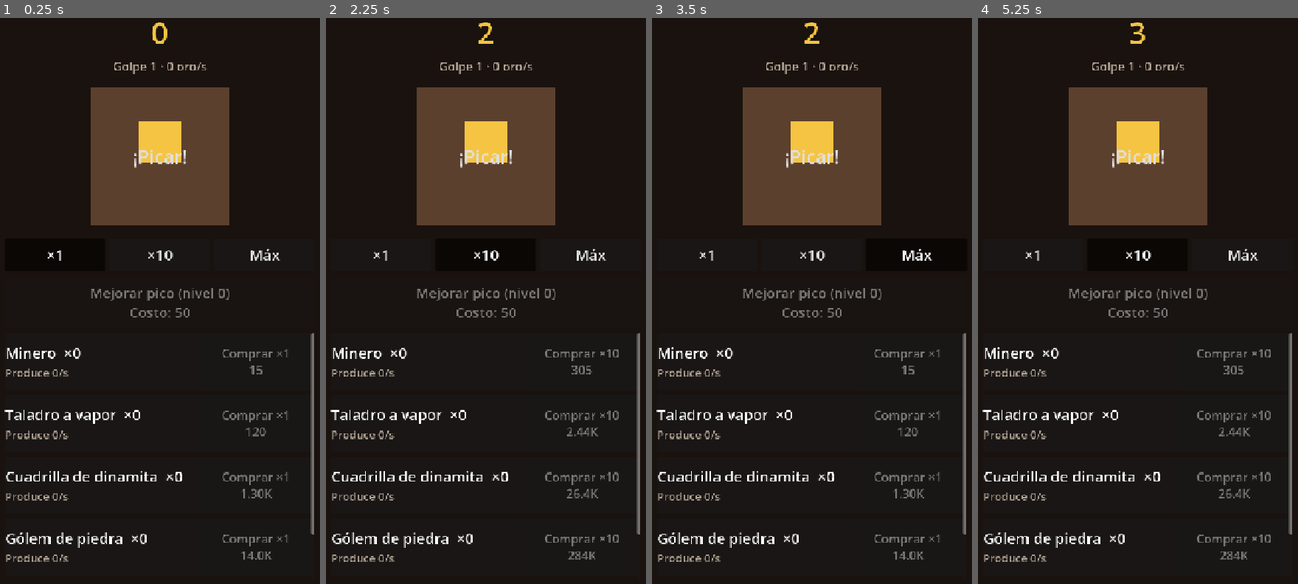
Above: before the commit, frames 1-4 (left to right).
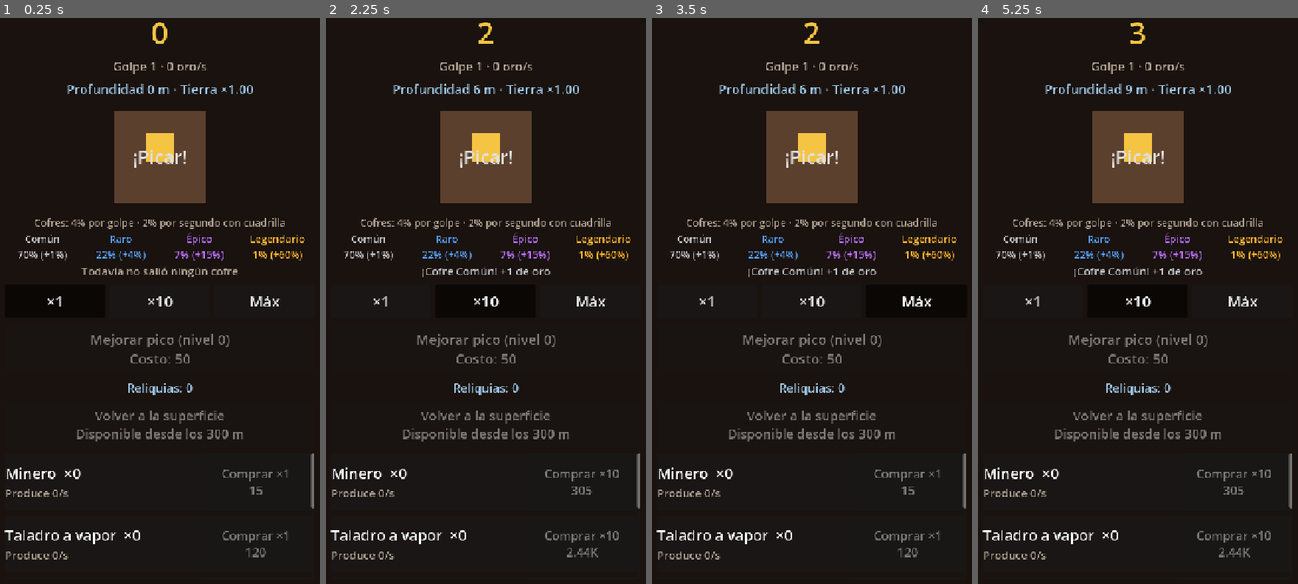
Above: after the commit, the same moments.

Repository: AgusCarretto/pozo-profundo
Game: Godot game, scene res://game/main.tscn
Same seed, same stepped clock (60 frames per second), same inputs: the game is played once before the commit and once after it.
Inputs:
- Up to frame 1 (0.25 s): no input
- Up to frame 2 (2.25 s): click "¡Picar!" at 0.5 s; click "×1" at 1.25 s; click "×10" at 2 s
- Up to frame 3 (3.5 s): click "Máx" at 2.75 s
- Up to frame 4 (5.25 s): click "¡Picar!" at 3.5 s; click "×1" at 4.25 s; click "×10" at 5 s

The runs differ from the first frame. In frame 1, 13% of the frame differs, in the area x 1-99%, y 11-97%; in frame 2, 13%; in frame 3, 13%; in frame 4, 13%.

Commit message:
Muestra profundidad, botin, reliquias y aviso offline en la pantalla principal
Profundidad y bioma con su multiplicador, probabilidades de cada rareza
siempre visibles, ultimo cofre en el color de su rareza, boton de volver a
la superficie con confirmacion (cartel modal reutilizable) y aviso de
bienvenida con lo que junto la cuadrilla mientras no estabas.

Co-Authored-By: Claude Sonnet 5.5 <noreply@anthropic.com>

Diff:
--- a/game/main.gd
+++ b/game/main.gd
@@ -1,21 +1,40 @@
 extends Control
-## Escena principal de F1: roca, oro, modo de compra, mejora del pico y lista de generadores.
+## Escena principal de F1: roca, oro, profundidad, botín, modo de compra, mejora del pico,
+## reliquias (prestigio) y lista de generadores.
 ##
 ## Visuales provisorios (rectángulos y texto); el arte y el "jugo" llegan en F2.
 ## Toda la lógica está en el autoload Economy: acá solo se conecta la UI.
 
 const GeneratorRow := preload("res://game/generator_row.gd")
+const Modal := preload("res://game/modal.gd")
 const NumberFormat := preload("res://core/number_format.gd")
+
+## Color de cada rareza de cofre, por id del balance. Es presentación, no balance.
+const RARITY_COLORS: Dictionary = {
+	"common": Color(0.78, 0.78, 0.8),
+	"rare": Color(0.35, 0.65, 1.0),
+	"epic": Color(0.75, 0.45, 1.0),
+	"legendary": Color(1.0, 0.72, 0.2),
+}
+const DEFAULT_RARITY_COLOR: Color = Color(0.9, 0.9, 0.9)
 
 var _mode: int = Economy.BuyMode.X1
 var _rows: Array[GeneratorRow] = []
 ## Se marca cuando Economy cambia; la pantalla se refresca una vez por frame, no por señal.
 var _dirty: bool = true
+var _modal: Modal
 
 @onready var _gold_label: Label = %GoldLabel
 @onready var _rate_label: Label = %RateLabel
+@onready var _depth_label: Label = %DepthLabel
 @onready var _tap_button: Button = %TapButton
+@onready var _loot_box: VBoxContainer = %LootBox
+@onready var _loot_info_label: Label = %LootInfoLabel
+@onready var _odds_row: HBoxContainer = %OddsRow
+@onready var _last_loot_label: Label = %LastLootLabel
 @onready var _pick_button: Button = %PickButton
+@onready var _relics_label: Label = %RelicsLabel
+@onready var _prestige_button: Button = %PrestigeButton
 @onready var _generator_list: VBoxContainer = %GeneratorList
 
 
@@ -43,11 +62,25 @@
 	_pick_button.action_mode = BaseButton.ACTION_MODE_BUTTON_PRESS
 	_tap_button.button_down.connect(_on_tap)
 	_pick_button.pressed.connect(_on_pick_pressed)
+	_prestige_button.pressed.connect(_on_prestige_pressed)
+
+	_build_loot_panel()
+
+	# El cartel va último entre los hijos: se dibuja encima de todo.
+	_modal = Modal.new()
+	add_child(_modal)
 
 	Economy.gold_changed.connect(_mark_dirty.unbind(1))
 	Economy.generator_bought.connect(_mark_dirty.unbind(2))
 	Economy.pick_upgraded.connect(_mark_dirty.unbind(1))
+	Economy.prestiged.connect(_mark_dirty.unbind(1))
+	Economy.loot_dropped.connect(_on_loot_dropped)
+	Economy.offline_progress.connect(_show_offline_notice)
 	_refresh()
+
+	# Si el juego arrancó con progreso offline, Economy ya lo acreditó antes de que existiera esta escena.
+	if not Economy.pending_offline_report.is_empty():
+		_show_offline_notice(Economy.pending_offline_report)
 
 
 func _process(_delta: float) -> void:
@@ -80,8 +113,106 @@
 		NumberFormat.format_number(Economy.hit_value()),
 		NumberFormat.format_number(Economy.gold_per_second()),
 	]
+	_refresh_depth()
 	var cost: float = Economy.pick_cost()
 	_pick_button.text = "Mejorar pico (nivel %d)\nCosto: %s" % [Economy.pick_level, NumberFormat.format_cost(cost)]
 	_pick_button.disabled = cost > Economy.gold
+	_refresh_prestige()
 	for row: GeneratorRow in _rows:
 		row.refresh(_mode)
+
+
+func _refresh_depth() -> void:
+	var text: String = "Profundidad %d m" % int(floorf(Economy.depth()))
+	if Economy.biome_count() > 0:
+		text += " · %s ×%.2f" % [Economy.biome_name(Economy.biome_index()), Economy.biome_multiplier()]
+	_depth_label.text = text
+
+
+# --- Botín -------------------------------------------------------------------
+
+## Muestra las probabilidades reales del botín (las mismas que usa Economy para sortear).
+func _build_loot_panel() -> void:
+	var table: Array[Dictionary] = Economy.loot_table()
+	_loot_box.visible = not table.is_empty()
+	if table.is_empty():
+		return
+	_loot_info_label.text = "Cofres: %s por golpe · %s por segundo con cuadrilla" % [
+		NumberFormat.format_percent(Economy.loot_chance_per_hit()),
+		NumberFormat.format_percent(Economy.loot_chance_per_second()),
+	]
+	_last_loot_label.text = "Todavía no salió ningún cofre"
+	for rarity: Dictionary in table:
+		var label: Label = Label.new()
+		label.text = "%s\n%s (+%s)" % [rarity["name"], NumberFormat.format_percent(rarity["chance"]), NumberFormat.format_percent(rarity["bonus"])]
+		label.horizontal_alignment = HORIZONTAL_ALIGNMENT_CENTER
+		label.size_flags_horizontal = Control.SIZE_EXPAND_FILL
+		label.add_theme_font_size_override("font_size", 22)
+		label.add_theme_color_override("font_color", _rarity_color(rarity["id"]))
+		_odds_row.add_child(label)
+
+
+func _on_loot_dropped(rarity: int, amount: float) -> void:
+	var table: Array[Dictionary] = Economy.loot_table()
+	if rarity < 0 or rarity >= table.size():
+		return
+	var entry: Dictionary = table[rarity]
+	_last_loot_label.text = "¡Cofre %s! +%s de oro" % [entry["name"], NumberFormat.format_number(amount)]
+	_last_loot_label.add_theme_color_override("font_color", _rarity_color(entry["id"]))
+
+
+func _rarity_color(id: String) -> Color:
+	return RARITY_COLORS.get(id, DEFAULT_RARITY_COLOR)
+
+
+# --- Reliquias y prestigio ---------------------------------------------------
+
+func _refresh_prestige() -> void:
+	var relics_text: String = "Reliquias: %d" % Economy.relics
+	if Economy.relics > 0:
+		relics_text += " · +%s de oro" % NumberFormat.format_percent(Economy.relics * Economy.relic_bonus())
+	_relics_label.text = relics_text
+	if Economy.can_prestige():
+		var gain: int = Economy.prestige_relics()
+		_prestige_button.text = "Volver a la superficie\n+%s (+%s de oro)" % [_relics_phrase(gain), NumberFormat.format_percent(gain * Economy.relic_bonus())]
+		_prestige_button.disabled = false
+	else:
+		_prestige_button.text = "Volver a la superficie\nDisponible desde los %s m" % NumberFormat.format_number(Economy.prestige_min_depth())
+		_prestige_button.disabled = true
+
+
+func _relics_phrase(count: int) -> String:
+	return "1 reliquia" if count == 1 else "%d reliquias" % count
+
+
+## Pide confirmación antes de volver a la superficie: se pierde casi toda la partida.
+func _on_prestige_pressed() -> void:
+	if not Economy.can_prestige():
+		return
+	var gain: int = Economy.prestige_relics()
+	var body: String = "Estás a %d m (%s).\n\nGanás %s: +%s de oro permanente (en total ×%.2f).\n\nVolvés a la superficie sin oro, sin cuadrilla y con el pico en nivel 0. Las reliquias te quedan para siempre." % [
+		int(floorf(Economy.depth())),
+		Economy.biome_name(Economy.biome_index()),
+		_relics_phrase(gain),
+		NumberFormat.format_percent(gain * Economy.relic_bonus()),
+		Economy.relic_multiplier_for(Economy.relics + gain),
+	]
+	_modal.open("¿Volver a la superficie?", body, "Sí, volver", "Seguir cavando", _confirm_prestige)
+
+
+func _confirm_prestige() -> void:
+	Economy.prestige()
+
+
+# --- Progreso offline --------------------------------------------------------
+
+func _show_offline_notice(report: Dictionary) -> void:
+	var gold_text: String = NumberFormat.format_number(report["gold"])
+	var body: String
+	if report["capped"]:
+		body = "Estuviste fuera mucho tiempo. Tu cuadrilla trabajó el máximo de %s y juntó %s de oro." % [
+			NumberFormat.format_duration(Economy.offline_max_seconds()), gold_text]
+	else:
+		body = "Estuviste fuera %s. Tu cuadrilla siguió minando y juntó %s de oro." % [
+			NumberFormat.format_duration(report["seconds"]), gold_text]
+	_modal.open("¡Bienvenido de vuelta!", body, "¡A seguir!", "", Economy.dismiss_offline_report)
--- a/game/main.tscn
+++ b/game/main.tscn
@@ -53,8 +53,16 @@
 text = "Golpe 1 · 0 oro/s"
 horizontal_alignment = 1
 
+[node name="DepthLabel" type="Label" parent="Margin/VBox"]
+unique_name_in_owner = true
+layout_mode = 2
+theme_override_colors/font_color = Color(0.62, 0.78, 0.9, 1)
+theme_override_font_sizes/font_size = 28
+text = "Profundidad 0 m"
+horizontal_alignment = 1
+
 [node name="RockArea" type="Control" parent="Margin/VBox"]
-custom_minimum_size = Vector2(0, 330)
+custom_minimum_size = Vector2(0, 230)
 layout_mode = 2
 
 [node name="Rock" type="ColorRect" parent="Margin/VBox/RockArea"]
@@ -64,10 +72,10 @@
 anchor_top = 0.5
 anchor_right = 0.5
 anchor_bottom = 0.5
-offset_left = -150.0
-offset_top = -150.0
-offset_right = 150.0
-offset_bottom = 150.0
+offset_left = -100.0
+offset_top = -100.0
+offset_right = 100.0
+offset_bottom = 100.0
 grow_horizontal = 2
 grow_vertical = 2
 mouse_filter = 2
@@ -80,10 +88,10 @@
 anchor_top = 0.5
 anchor_right = 0.5
 anchor_bottom = 0.5
-offset_left = -45.0
-offset_top = -75.0
-offset_right = 45.0
-offset_bottom = 15.0
+offset_left = -30.0
+offset_top = -50.0
+offset_right = 30.0
+offset_bottom = 10.0
 grow_horizontal = 2
 grow_vertical = 2
 mouse_filter = 2
@@ -102,6 +110,32 @@
 text = "¡Picar!"
 flat = true
 
+[node name="LootBox" type="VBoxContainer" parent="Margin/VBox"]
+unique_name_in_owner = true
+layout_mode = 2
+theme_override_constants/separation = 4
+
+[node name="LootInfoLabel" type="Label" parent="Margin/VBox/LootBox"]
+unique_name_in_owner = true
+layout_mode = 2
+theme_override_colors/font_color = Color(0.7, 0.64, 0.58, 1)
+theme_override_font_sizes/font_size = 22
+text = "Cofres"
+horizontal_alignment = 1
+
+[node name="OddsRow" type="HBoxContainer" parent="Margin/VBox/LootBox"]
+unique_name_in_owner = true
+layout_mode = 2
+theme_override_constants/separation = 8
+
+[node name="LastLootLabel" type="Label" parent="Margin/VBox/LootBox"]
+unique_name_in_owner = true
+layout_mode = 2
+theme_override_colors/font_color = Color(0.7, 0.64, 0.58, 1)
+theme_override_font_sizes/font_size = 24
+text = " "
+horizontal_alignment = 1
+
 [node name="ModeBar" type="HBoxContainer" parent="Margin/VBox"]
 layout_mode = 2
 theme_override_constants/separation = 10
@@ -144,6 +178,22 @@
 theme_override_font_sizes/font_size = 30
 text = "Mejorar pico"
 
+[node name="RelicsLabel" type="Label" parent="Margin/VBox"]
+unique_name_in_owner = true
+layout_mode = 2
+theme_override_colors/font_color = Color(0.62, 0.78, 0.9, 1)
+theme_override_font_sizes/font_size = 26
+text = "Reliquias: 0"
+horizontal_alignment = 1
+
+[node name="PrestigeButton" type="Button" parent="Margin/VBox"]
+unique_name_in_owner = true
+custom_minimum_size = Vector2(0, 100)
+layout_mode = 2
+focus_mode = 0
+theme_override_font_sizes/font_size = 28
+text = "Volver a la superficie"
+
 [node name="Scroll" type="ScrollContainer" parent="Margin/VBox"]
 layout_mode = 2
 size_flags_vertical = 3
--- /dev/null
+++ b/game/modal.gd
@@ -0,0 +1,100 @@
+extends Control
+## Cartel modal: oscurece la pantalla y pide confirmar (dos botones) o solo avisa (uno).
+##
+## Visual provisorio de F1 (panel + texto + botones); el arte llega en F2.
+## Se arma por código y empieza cerrado. No sabe qué se confirma: quien lo abre le pasa
+## el texto y la acción. Mientras está abierto traga los toques, así nada de abajo responde.
+
+var title_label: Label
+var body_label: Label
+var confirm_button: Button
+var cancel_button: Button
+
+var _on_confirm: Callable = Callable()
+
+
+func _init() -> void:
+	name = "Modal"
+	visible = false
+	mouse_filter = Control.MOUSE_FILTER_STOP
+	set_anchors_and_offsets_preset(Control.PRESET_FULL_RECT)
+
+	var dim: ColorRect = ColorRect.new()
+	dim.color = Color(0.0, 0.0, 0.0, 0.72)
+	dim.mouse_filter = Control.MOUSE_FILTER_IGNORE
+	dim.set_anchors_and_offsets_preset(Control.PRESET_FULL_RECT)
+	add_child(dim)
+
+	var center: CenterContainer = CenterContainer.new()
+	center.set_anchors_and_offsets_preset(Control.PRESET_FULL_RECT)
+	add_child(center)
+
+	var panel: PanelContainer = PanelContainer.new()
+	panel.custom_minimum_size = Vector2(600, 0)
+	center.add_child(panel)
+
+	var margin: MarginContainer = MarginContainer.new()
+	for side: String in ["left", "top", "right", "bottom"]:
+		margin.add_theme_constant_override("margin_" + side, 24)
+	panel.add_child(margin)
+
+	var box: VBoxContainer = VBoxContainer.new()
+	box.add_theme_constant_override("separation", 20)
+	margin.add_child(box)
+
+	title_label = Label.new()
+	title_label.add_theme_font_size_override("font_size", 38)
+	title_label.add_theme_color_override("font_color", Color(0.96, 0.77, 0.26))
+	title_label.horizontal_alignment = HORIZONTAL_ALIGNMENT_CENTER
+	title_label.autowrap_mode = TextServer.AUTOWRAP_WORD_SMART
+	title_label.custom_minimum_size = Vector2(552, 0)
+	box.add_child(title_label)
+
+	body_label = Label.new()
+	body_label.add_theme_font_size_override("font_size", 28)
+	body_label.autowrap_mode = TextServer.AUTOWRAP_WORD_SMART
+	body_label.custom_minimum_size = Vector2(552, 0)
+	box.add_child(body_label)
+
+	var buttons: HBoxContainer = HBoxContainer.new()
+	buttons.add_theme_constant_override("separation", 12)
+	box.add_child(buttons)
+
+	cancel_button = _make_button()
+	cancel_button.pressed.connect(close)
+	buttons.add_child(cancel_button)
+
+	confirm_button = _make_button()
+	confirm_button.pressed.connect(_on_confirm_pressed)
+	buttons.add_child(confirm_button)
+
+
+## Abre el cartel. Con `cancel_text` vacío es solo un aviso (un único botón).
+## `on_confirm` se llama al apretar el botón de confirmar, ya con el cartel cerrado.
+func open(title: String, body: String, confirm_text: String, cancel_text: String = "", on_confirm: Callable = Callable()) -> void:
+	title_label.text = title
+	body_label.text = body
+	confirm_button.text = confirm_text
+	cancel_button.text = cancel_text
+	cancel_button.visible = cancel_text != ""
+	_on_confirm = on_confirm
+	visible = true
+
+
+func close() -> void:
+	visible = false
+
+
+func _on_confirm_pressed() -> void:
+	close()
+	if _on_confirm.is_valid():
+		_on_confirm.call()
+
+
+func _make_button() -> Button:
+	var button: Button = Button.new()
+	button.custom_minimum_size = Vector2(0, 88)
+	button.size_flags_horizontal = Control.SIZE_EXPAND_FILL
+	button.focus_mode = Control.FOCUS_NONE
+	button.add_theme_font_size_override("font_size", 28)
+	return button
--- a/tests/main_scene_test.gd
+++ b/tests/main_scene_test.gd
@@ -37,6 +37,17 @@
 	await _test_buy_modes()
 	await _test_pick_upgrade()
 	await _test_large_numbers_use_suffixes()
+	await _test_depth_label()
+	await _test_prestige_flow()
+	await _test_offline_notice()
+	await _test_loot_hidden_without_loot()
+	# Las pruebas de botín necesitan una escena nueva: arma sus carteles al cargar.
+	await _mount_scene(packed, _real_balance())
+	await _test_loot_odds_are_visible()
+	var always_chest: Dictionary = _real_balance()
+	always_chest["loot"]["chance_per_hit"] = 1.0
+	await _mount_scene(packed, always_chest)
+	await _test_chest_message()
 	_scene.queue_free()
 	await process_frame
 	_economy.reset()
@@ -45,9 +56,34 @@
 
 ## El balance real de data/ sin la sección "loot".
 func _balance_without_loot() -> Dictionary:
-	var balance: Dictionary = JSON.parse_string(FileAccess.get_file_as_string("res://data/balance.json"))
+	var balance: Dictionary = _real_balance()
 	balance.erase("loot")
 	return balance
+
+
+func _real_balance() -> Dictionary:
+	return JSON.parse_string(FileAccess.get_file_as_string("res://data/balance.json"))
+
+
+## Reemplaza la escena por una nueva, cargando antes `balance` en Economy.
+func _mount_scene(packed: PackedScene, balance: Dictionary) -> void:
+	_scene.queue_free()
+	await process_frame
+	_check(_economy.load_balance(balance), "se carga el balance para la escena nueva (%s)" % _economy.last_error)
+	_scene = packed.instantiate() as Control
+	root.add_child(_scene)
+	await process_frame
+
+
+func _modal() -> Control:
+	return _scene.get_node("Modal") as Control
+
+
+## Fija el oro ganado de la partida (la profundidad) y espera a que la UI se refresque.
+func _set_run_gold(run_gold: float) -> void:
+	_economy.run_gold = run_gold
+	_economy.gold_changed.emit(_economy.gold)
+	await process_frame
 
 
 func _button(node_name: String) -> Button:
@@ -158,3 +194,163 @@
 	_check_eq(_label("GoldLabel").text, "1.23M", "1234567 se muestra 1.23M")
 	await _set_gold(2.5e12)
 	_check_eq(_label("GoldLabel").text, "2.50T", "2.5e12 se muestra 2.50T")
+
+
+func _test_depth_label() -> void:
+	_section("Profundidad y bioma en pantalla")
+	await _set_gold(0.0)
+	_check(_label("DepthLabel").text.contains("0 m"), "en la superficie: 0 m (%s)" % _label("DepthLabel").text)
+	_check(_label("DepthLabel").text.contains("Tierra"), "bioma Tierra")
+	await _set_run_gold(700.0)
+	var text: String = _label("DepthLabel").text
+	_check(text.contains("153 m"), "con 700 de oro ganado: 153 m (%s)" % text)
+	_check(text.contains("Roca"), "bioma Roca")
+	_check(text.contains("×1.50"), "con su multiplicador ×1.50")
+	await _set_run_gold(1.8e8)
+	_check(_label("DepthLabel").text.contains("Abismo"), "con 1.8e8 de oro ganado: Abismo (%s)" % _label("DepthLabel").text)
+	_economy.reset()
+
+
+func _test_prestige_flow() -> void:
+	_section("Volver a la superficie, con confirmación")
+	var button: Button = _button("PrestigeButton")
+	await _set_gold(0.0)
+	await _set_run_gold(600.0)
+	_check(button.disabled, "a ~148 m el botón está deshabilitado")
+	_check(button.text.contains("300 m"), "y dice desde cuándo se puede (%s)" % button.text.replace("\n", " | "))
+	_check_eq(_label("RelicsLabel").text, "Reliquias: 0", "sin reliquias: 'Reliquias: 0' (%s)" % _label("RelicsLabel").text)
+	_check(not _modal().visible, "el cartel de confirmación está cerrado")
+
+	_economy.gold = 5000.0
+	_economy.owned[0] = 3
+	_economy.pick_level = 4
+	await _set_run_gold(41000.0)
+	_check(not button.disabled, "a 300 m el botón se habilita")
+	_check(button.text.contains("+2 reliquias"), "y promete 2 reliquias (%s)" % button.text.replace("\n", " | "))
+	_check(button.text.contains("+50%"), "y +50% de oro")
+
+	button.pressed.emit()
+	_check(_modal().visible, "apretar abre la confirmación")
+	var body: String = _modal().body_label.text
+	_check(body.contains("2 reliquias") and body.contains("+50%"), "que dice cuánto ganás (%s)" % body.replace("\n", " | "))
+	_check(body.contains("oro") and body.contains("cuadrilla") and body.contains("pico"), "y qué perdés")
+	# El juego sigue andando con el cartel abierto (la cuadrilla produce unos centavos por frame):
+	# lo que no puede pasar es que se reinicie algo.
+	_check_eq(_economy.relics, 0, "todavía no se ganó ninguna reliquia")
+	_check(_economy.gold >= 5000.0 and _economy.gold < 5010.0, "ni se tocó el oro (%s)" % str(_economy.gold))
+	_check_eq(_economy.owned_count(0), 3, "ni la cuadrilla")
+
+	_modal().cancel_button.pressed.emit()
+	_check(not _modal().visible, "cancelar cierra el cartel")
+	_check_eq(_economy.relics, 0, "sin reliquias")
+	_check(_economy.gold >= 5000.0 and _economy.gold < 5010.0, "con el oro intacto (%s)" % str(_economy.gold))
+	_check_eq(_economy.owned_count(0), 3, "y la cuadrilla intacta")
+	_check_eq(_economy.pick_level, 4, "y el pico intacto")
+	_check(_economy.run_gold >= 41000.0 and _economy.run_gold < 41010.0, "y la profundidad intacta (%s)" % str(_economy.run_gold))
+
+	button.pressed.emit()
+	_check(_modal().visible, "se puede volver a abrir")
+	_modal().confirm_button.pressed.emit()
+	_check(not _modal().visible, "confirmar cierra el cartel")
+	_check_eq(_economy.relics, 2, "y da 2 reliquias")
+	_check_eq(_economy.gold, 0.0, "el oro vuelve a 0")
+	_check_eq(_economy.owned_count(0), 0, "sin cuadrilla")
+	_check_eq(_economy.pick_level, 0, "pico en 0")
+	_check_eq(_economy.depth(), 0.0, "profundidad 0")
+	await process_frame
+	_check_eq(_label("RelicsLabel").text, "Reliquias: 2 · +50% de oro", "el cartel de reliquias se actualiza (%s)" % _label("RelicsLabel").text)
+	_check(_label("DepthLabel").text.contains("Tierra"), "de vuelta en Tierra")
+	_check(button.disabled, "y el botón vuelve a estar deshabilitado")
+	_economy.reset()
+
+
+func _test_offline_notice() -> void:
+	_section("Aviso de progreso offline")
+	await _set_gold(0.0)
+	_economy.owned[0] = 10 # 10 oro/s
+	_check(not _modal().visible, "sin ausencia no hay aviso")
+	_economy.apply_offline(30.0)
+	_check(not _modal().visible, "30 s fuera se acreditan sin aviso")
+	await _set_gold(0.0)
+	_economy.owned[0] = 10
+	_economy.apply_offline(11520.0) # 3 h 12 min -> 115.200 de oro
+	_check(_modal().visible, "al volver aparece el aviso")
+	var body: String = _modal().body_label.text
+	_check(body.contains("3 h 12 min"), "dice cuánto estuviste fuera (%s)" % body.replace("\n", " | "))
+	_check(body.contains("115K"), "y cuánto oro juntó la cuadrilla")
+	_check(not _modal().cancel_button.visible, "es solo un aviso: no hay botón de cancelar")
+	_modal().confirm_button.pressed.emit()
+	_check(not _modal().visible, "se cierra con el botón")
+	_check(_economy.pending_offline_report.is_empty(), "y Economy ya no lo tiene pendiente")
+
+	await _set_gold(0.0)
+	_economy.owned[0] = 10
+	_economy.apply_offline(20.0 * 3600.0)
+	body = _modal().body_label.text
+	_check(_modal().visible and body.contains("8 h") and body.contains("máximo"), "si se cortó por el tope, avisa del máximo de 8 h (%s)" % body.replace("\n", " | "))
+	_modal().confirm_button.pressed.emit()
+
+	# Un aviso que ya estaba pendiente cuando arranca la escena (el caso de abrir el juego).
+	_scene.queue_free()
+	await process_frame
+	await _set_gold(0.0)
+	_economy.owned[0] = 10
+	_economy.apply_offline(7200.0) # no hay escena escuchando: queda pendiente
+	_check(not _economy.pending_offline_report.is_empty(), "sin escena, el aviso queda pendiente")
+	_scene = (load(MAIN_SCENE) as PackedScene).instantiate() as Control
+	root.add_child(_scene)
+	await process_frame
+	_check(_modal().visible, "si ya había un aviso pendiente al abrir la escena, se muestra")
+	_check(_modal().body_label.text.contains("2 h"), "con lo que corresponde (%s)" % _modal().body_label.text.replace("\n", " | "))
+	_modal().confirm_button.pressed.emit()
+	_check(_economy.pending_offline_report.is_empty(), "y se limpia al cerrarlo")
+	_economy.reset()
+
+
+func _test_loot_hidden_without_loot() -> void:
+	_section("Sin botín en el balance")
+	_check(not (_scene.get_node("%LootBox") as Control).visible, "el panel de cofres no se muestra si no hay botín")
+
+
+func _test_loot_odds_are_visible() -> void:
+	_section("Probabilidades del botín visibles")
+	_check((_scene.get_node("%LootBox") as Control).visible, "el panel de cofres se muestra")
+	var info: String = _label("LootInfoLabel").text
+	_check(info.contains("4%") and info.contains("golpe"), "dice 4%% por golpe (%s)" % info)
+	_check(info.contains("2%") and info.contains("segundo"), "y 2%% por segundo con cuadrilla")
+	var texts: Array[String] = []
+	for child: Node in _scene.get_node("%OddsRow").get_children():
+		texts.append((child as Label).text.replace("\n", " "))
+	_check_eq(texts.size(), 4, "una etiqueta por rareza (4)")
+	var expected: Array = [
+		["Común", "70%", "+1%"],
+		["Raro", "22%", "+4%"],
+		["Épico", "7%", "+15%"],
+		["Legendario", "1%", "+60%"],
+	]
+	for index: int in range(mini(texts.size(), expected.size())):
+		var parts: Array = expected[index]
+		var shown: bool = true
+		for part: String in parts:
+			if not texts[index].contains(part):
+				shown = false
+		_check(shown, "%s muestra su probabilidad y su bonus (%s)" % [parts[0], texts[index]])
+	var colors: Dictionary = {}
+	for child: Node in _scene.get_node("%OddsRow").get_children():
+		colors[(child as Label).get_theme_color("font_color")] = true
+	_check_eq(colors.size(), 4, "cada rareza tiene su propio color")
+
+
+func _test_chest_message() -> void:
+	_section("Aviso del último cofre")
+	_check(not _label("LastLootLabel").text.contains("Cofre"), "antes del primero no dice 'Cofre' (%s)" % _label("LastLootLabel").text)
+	await _set_gold(0.0)
+	var seen: Array[int] = []
+	_economy.loot_dropped.connect(func(rarity: int, _amount: float) -> void: seen.append(rarity))
+	_button("TapButton").button_down.emit()
+	_check_eq(seen.size(), 1, "con 100%% por golpe, el golpe suelta un cofre")
+	if seen.size() == 1:
+		var rarity_name: String = _economy.loot_table()[seen[0]]["name"]
+		var text: String = _label("LastLootLabel").text
+		_check(text.contains("Cofre") and text.contains(rarity_name), "el cartel dice 'Cofre %s' (%s)" % [rarity_name, text])
+		_check(text.contains("+1"), "y cuánto oro dio (%s)" % text)
